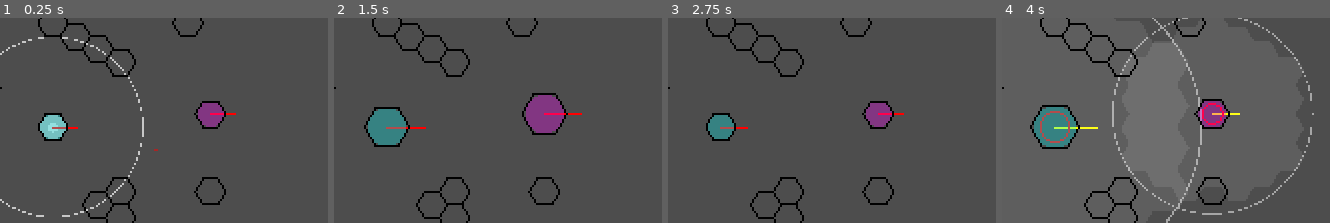
Above: before the commit, frames 1-4 (left to right).
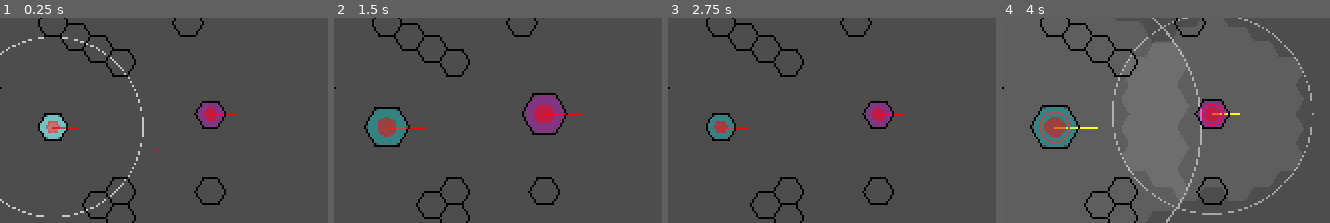
Above: after the commit, the same moments.

Repository: DoodlesQ/hex-strategy-game
Game: Godot game, scene res://main.tscn
Two runs of this game, one before a commit and one after it. Both use one fixed random seed, a clock stepped at 60 frames per second and the inputs below. The project has no main scene, so this scene is started directly.
Inputs (mouse positions are % of the whole screen's width and height, from its top left):
- Up to frame 1 (0.25 s): no input
- Up to frame 2 (1.5 s): click "CONFIRM TURN" at 0.5 s; click "CONFIRM TURN" at 1.25 s
- Up to frame 3 (2.75 s): tap Enter at 2 s; move the mouse to (66, 42) at 2.02 s; hold Right (beat_cycle_up) from 2.03 s (still down); tap \ (change_faction) at 2.1 s; click (66, 42) at 2.17 s
- Up to frame 4 (4 s): release Right (beat_cycle_up) at 2.75 s; drag from (15, 53) to (33, 69) at 2.77 s; tap Space (change_tool) at 3.5 s; move the mouse to (51, 23) at 3.52 s; hold Right (beat_cycle_up) from 3.53 s (still down); tap Z (move_undo) at 3.6 s
The pictures show only the part of the screen within x 15-65%, y 15-65%; the shares and areas given below are measured in that part.

The runs differ from the first frame. In frame 1, 0.4% of the frame differs, in the area x 14-66%, y 43-57%; in frame 2, 0.9%, in the area x 13-68%, y 42-59%; in frame 3, 0.4%; in frame 4, 0.8%.

Commit message:
Debug HP display on tokens added

Diff:
--- a/Objects/token.gd
+++ b/Objects/token.gd
@@ -611,6 +611,14 @@
 			draw_circle(Vector2.ZERO, manager.grid.inner_radius, Color(0,1,1,0.3))
 		Faction.TWO:
 			draw_circle(Vector2.ZERO, manager.grid.inner_radius, Color(1,0,1,0.3))
+
+	var hp_circle : Array[Vector2] = [Vector2.ZERO]
+	var t : float = 0
+	while t <= TAU * health / max_health:
+		t += 0.1
+		hp_circle.append(Vector2.from_angle(t - Cell.PI_6 - (PI / 2)) * manager.grid.inner_radius * 0.5)
+	draw_colored_polygon(hp_circle, Color(1,0,0,0.5))
+
 	super._draw()
 
 func draw_vision(center : Vector2 = Vector2.ZERO) -> void:
